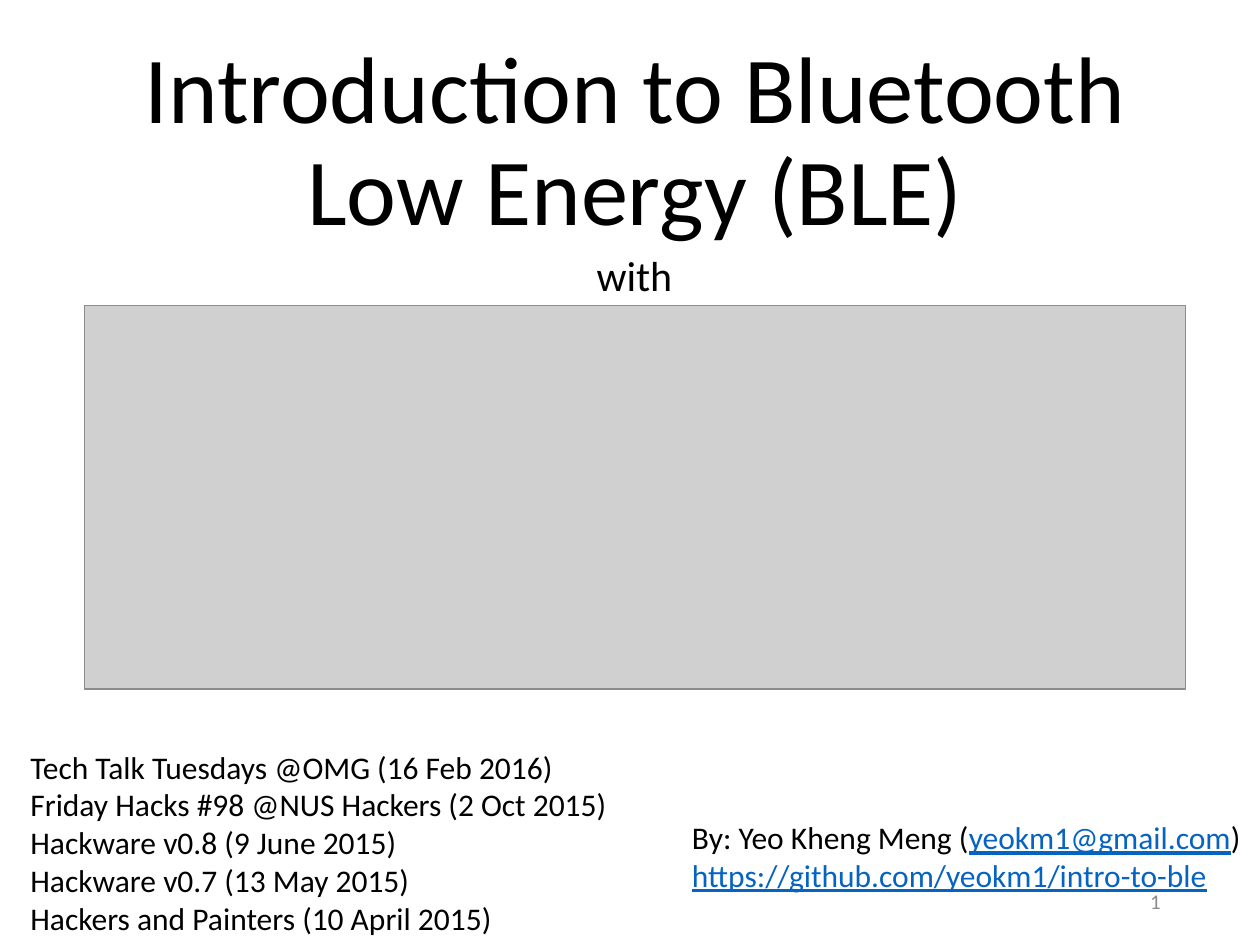
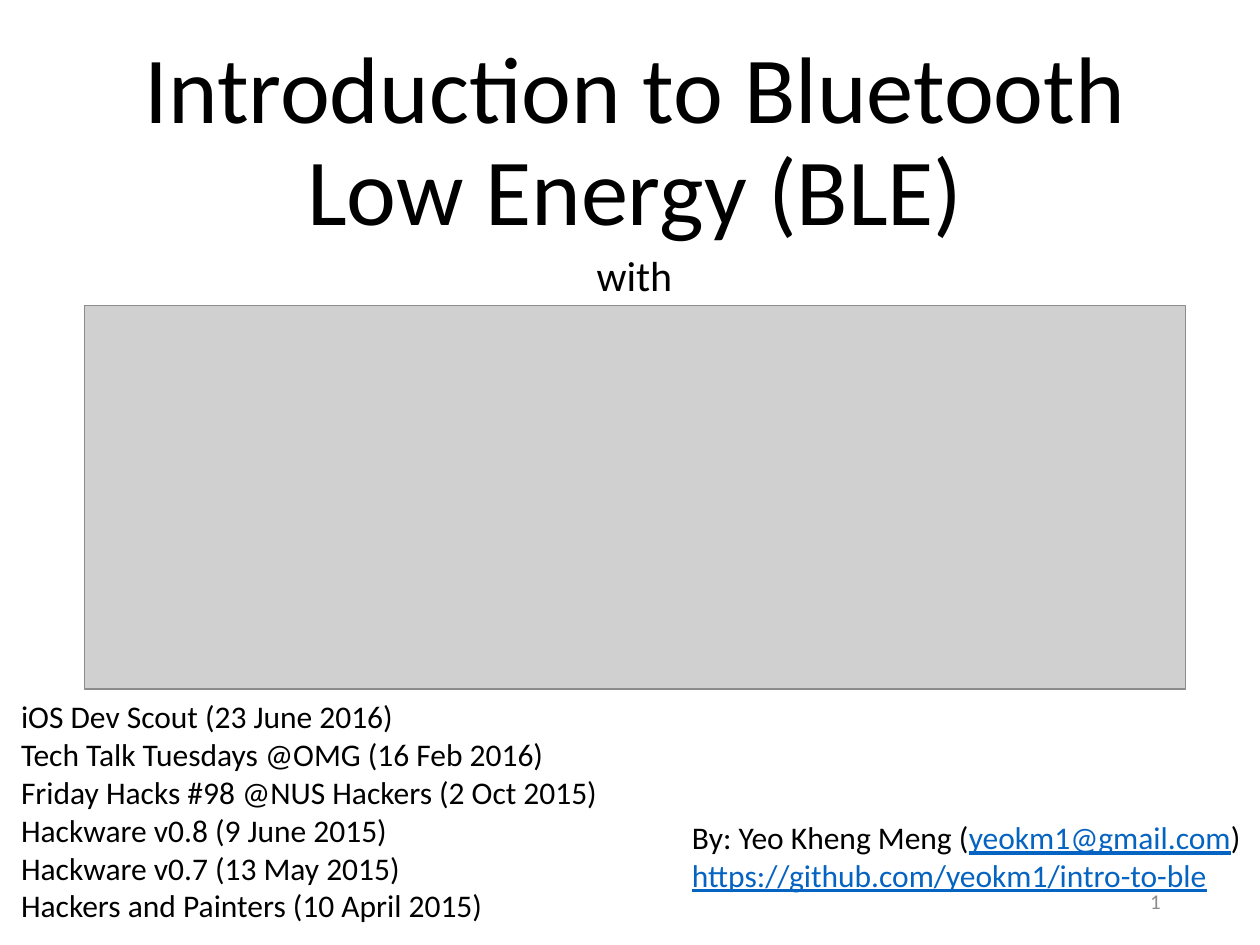
Before and after one commit to yeokm1/intro-to-ble, a slide deck: slide 1 of intro to ble.pptx. Drawn at 1260x945 pixels with LibreOffice and Linux fonts; fonts in the diff are those of the drawing; grey boxes stand for pictures. Boxes give left, top, right and bottom in pixels: in the first picture for what was removed or moved away, otherwise in the second. Text is boxed around its words. In the diff, an @@ line names an element or a change of style, - is before the commit and + after.

Commit message:
update for iOS dev scout

```diff
--- a/intro to ble.pptx
+++ b/intro to ble.pptx
@@ text "iOS Dev Scout (23 June ..." moved from (x1=30, y1=756, x2=606, y2=935) to (x1=21, y1=705, x2=596, y2=922) @@
@@ text at (x1=21, y1=705, x2=392, y2=732): paragraph added @@
+iOS Dev Scout (23 June 2016)
```
Also in this commit, not shown: 2 other slides changed, 2 other files.
